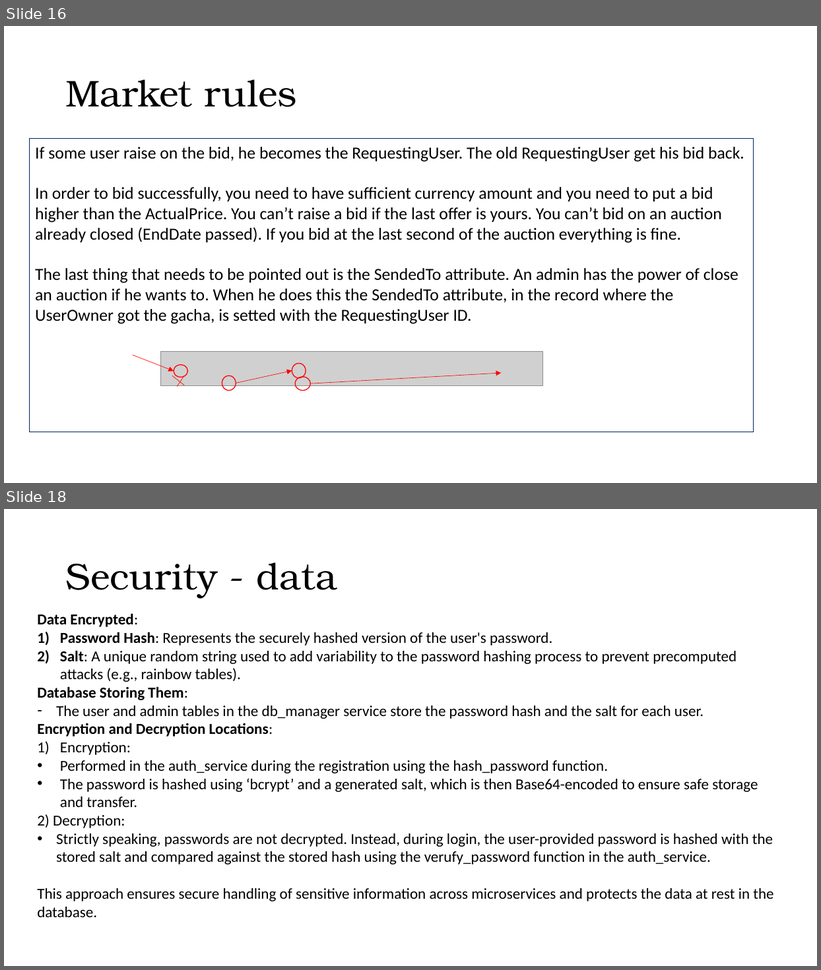
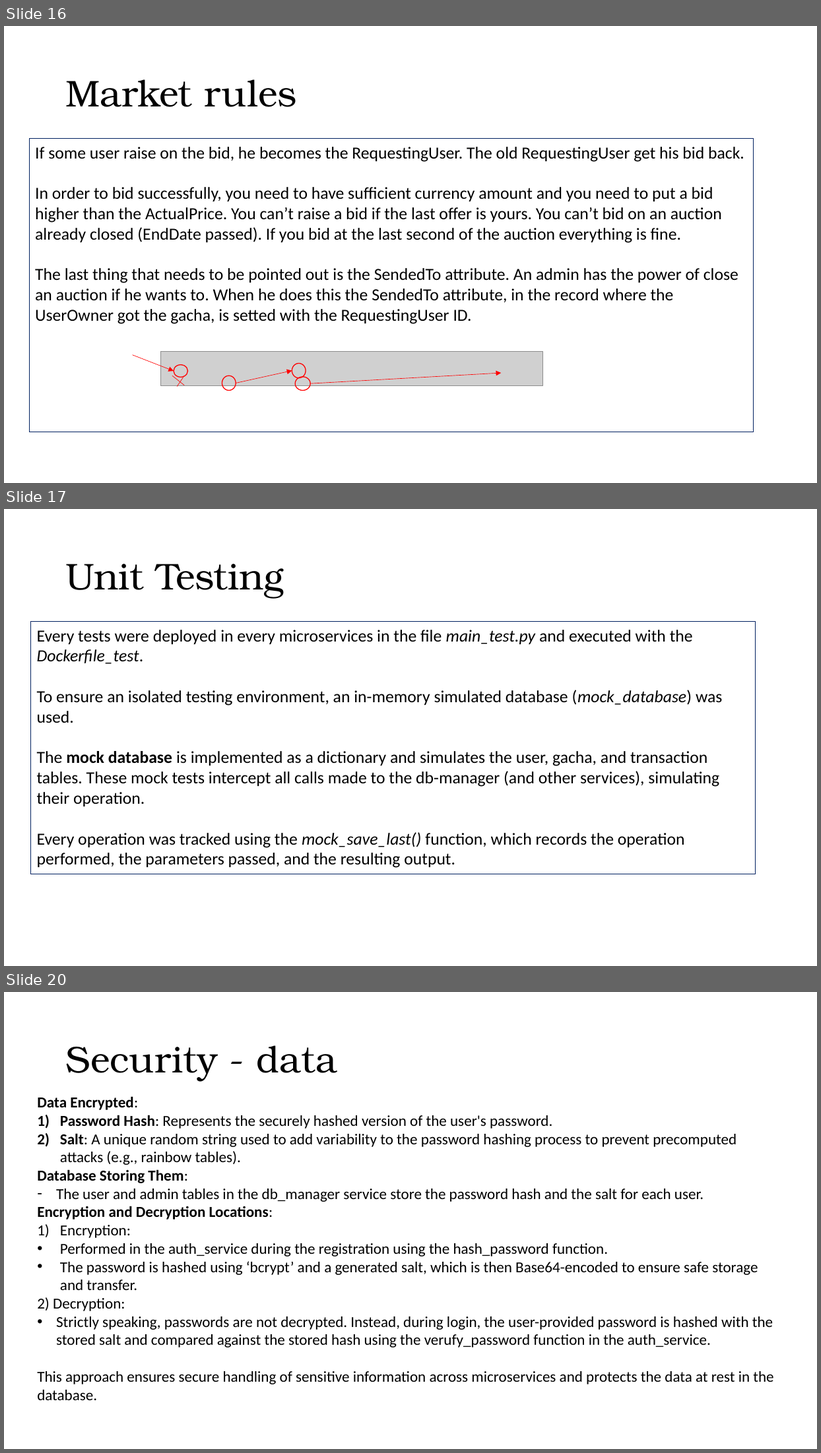
Before and after one commit to ardiz99/TBAse, a slide deck: doc/Gacha Collection.pptx. Shown one above the other, each under a label of ours: slides 16 and 18 before the commit, slides 16, 17 and 20 after it; the slides between them are not shown. The pictures are 821x970 and 821x1453 pixels, drawn with LibreOffice and Linux fonts; fonts in the diff are those of the drawing; grey boxes stand for pictures. Boxes give left, top, right and bottom in pixels: in the first picture for what was removed or moved away, otherwise in the second. Text is boxed around its words. In the diff, an @@ line names an element or a change of style, - is before the commit and + after.

```diff
--- a/doc/Gacha Collection.pptx
+++ b/doc/Gacha Collection.pptx
@@ slide 17 added at bbox=[4, 509, 817, 966], background #FFFFFF @@
@@ title added at bbox=[66, 564, 284, 598], 44 pt, text #000000 @@
+Unit Testing
@@ rectangle added at bbox=[31, 622, 756, 875], outline #002060 0.75 pt, 20 pt, text #000000 @@
+Every tests were deployed in every microservices in the file main_test.py and executed with the Dockerfile_test.
+To ensure an isolated testing environment, an in-memory simulated database (mock_database) was used.
+The mock database is implemented as a dictionary and simulates the user, gacha, and transaction tables. These mock tests intercept all calls made to the db-manager (and other services), simulating their operation.
+Every operation was tracked using the mock_save_last() function, which records the operation performed, the parameters passed, and the resulting output.
@@ what was slide 18 is now slide 20 @@
```
Also in this commit, not shown: 2 other slides added, 1 slide removed, 1 other file.
